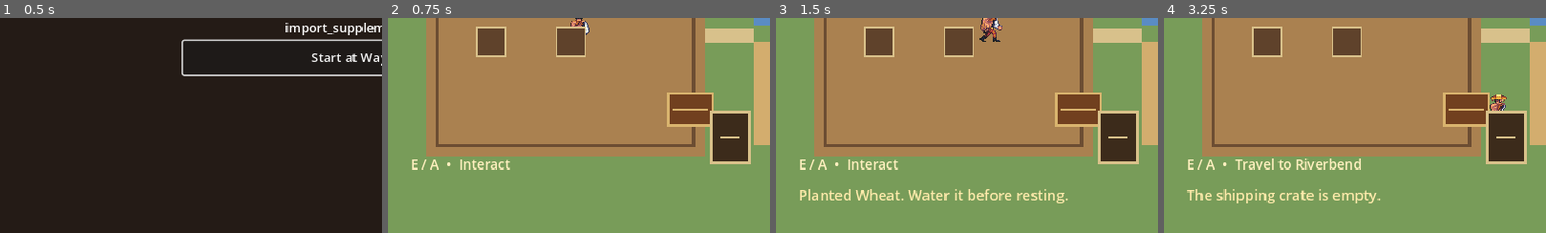
Above: before the commit, frames 1-4 (left to right).
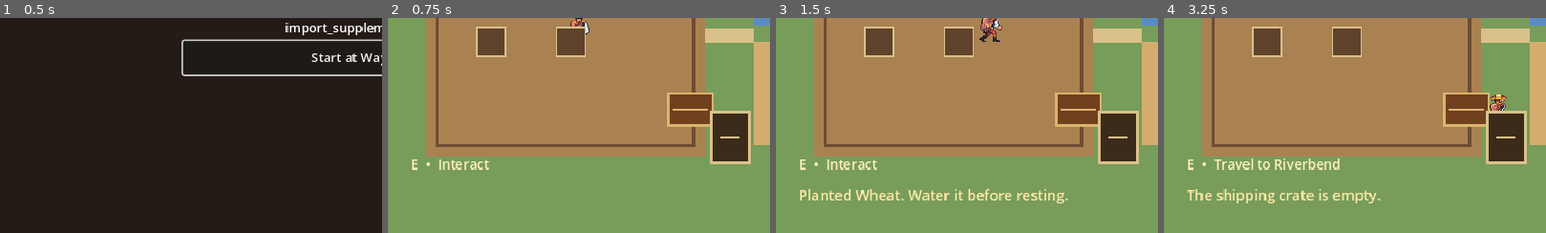
Above: after the commit, the same moments.

Repository: DocDamage/mahjongRPG
Game: Godot game, scene res://src/bootstrap/bootstrap.tscn
Two runs of this game, one before a commit and one after it. Both use one fixed random seed, a clock stepped at 60 frames per second and the inputs below.
Inputs (mouse positions are % of the whole screen's width and height, from its top left):
- Up to frame 1 (0.5 s): no input
- Up to frame 2 (0.75 s): click "Start at Wayward Farm" at 0.5 s
- Up to frame 3 (1.5 s): tap Enter at 1.25 s; move the mouse to (72, 45) at 1.27 s; hold D (move_right) from 1.28 s (still down); hold E (interact) from 1.28 s (still down); click (72, 45) at 1.42 s
- Up to frame 4 (3.25 s): tap Space at 1.52, 2.27 s; move the mouse to (30, 55) at 2.02 s; release D (move_right) at 2.03 s; release E (interact) at 2.03 s; hold S (move_down) 2.03-2.78 s; tap R (fish_reel) at 2.1 s; tap E (interact) at 2.3, 3.05 s; move the mouse to (60, 28) at 2.77 s; hold D (move_right) from 2.78 s (still down); hold F (fish_release) from 2.78 s (still down)
The pictures show only the part of the screen within x 0-50%, y 50-100%; the shares and areas given below are measured in that part.

Frame 1 is identical in both runs. In frame 2, 0.6% of the frame differs, in the area x 8-32%, y 65-71%; in frame 3, 0.6%; in frame 4, 1.2%, in the area x 8-52%, y 65-71%.

Commit message:
Switch interaction prompts by active input device

Diff:
--- a/src/player/player.gd
+++ b/src/player/player.gd
@@ -22,6 +22,8 @@
 var facing: StringName = &"down"
 var _interaction_targets: Array[Area2D] = []
 var _prompt_label: Label
+var _current_prompt_target: Area2D
+var _using_controller := false
 
 
 func _ready() -> void:
@@ -31,6 +33,10 @@
 	interaction_area.area_exited.connect(_on_interaction_area_exited)
 	interaction_target_changed.connect(_update_interaction_prompt)
 	_create_interaction_prompt()
+	var input_service = get_node_or_null("/root/InputService")
+	if input_service != null:
+		_using_controller = input_service.using_controller
+		input_service.active_device_changed.connect(_on_active_device_changed)
 
 
 func _physics_process(delta: float) -> void:
@@ -145,14 +151,20 @@
 
 
 func _update_interaction_prompt(target: Area2D) -> void:
+	_current_prompt_target = target
 	if _prompt_label == null:
 		return
 	if target == null or not is_instance_valid(target):
 		_prompt_label.visible = false
 		return
 	var prompt := String(target.get("prompt_text"))
-	_prompt_label.text = "E / A  •  %s" % prompt
+	_prompt_label.text = "%s  •  %s" % ["A" if _using_controller else "E", prompt]
 	_prompt_label.visible = not prompt.is_empty()
+
+
+func _on_active_device_changed(using_controller: bool) -> void:
+	_using_controller = using_controller
+	_update_interaction_prompt(_current_prompt_target)
 
 
 func _toggle_pause() -> void:
@@ -168,7 +180,7 @@
 func _show_pause_prompt() -> void:
 	if _prompt_label == null:
 		return
-	_prompt_label.text = "PAUSED  •  Esc / Start to resume"
+	_prompt_label.text = "PAUSED  •  %s to resume" % ("Start" if _using_controller else "Esc")
 	_prompt_label.visible = true
 
 
